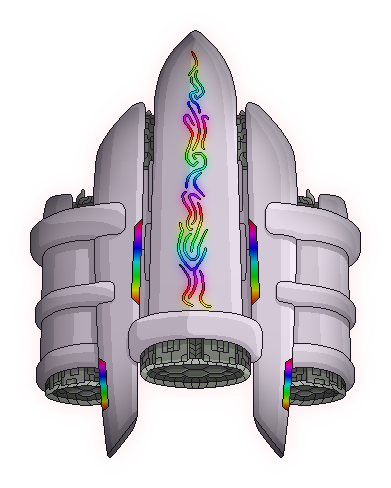
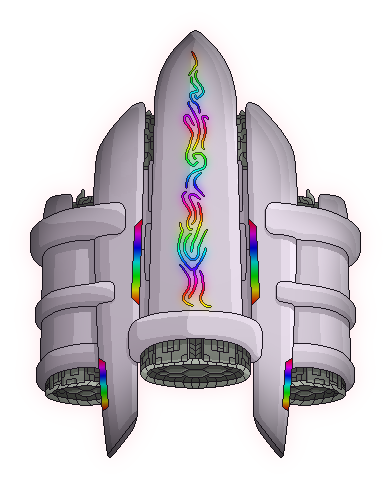
Layers edited between the first and the second (391, 488) image:
painted on "swirls" over 177, 51, 212, 308
painted on "rainbowWindow" over 99, 219, 292, 412
